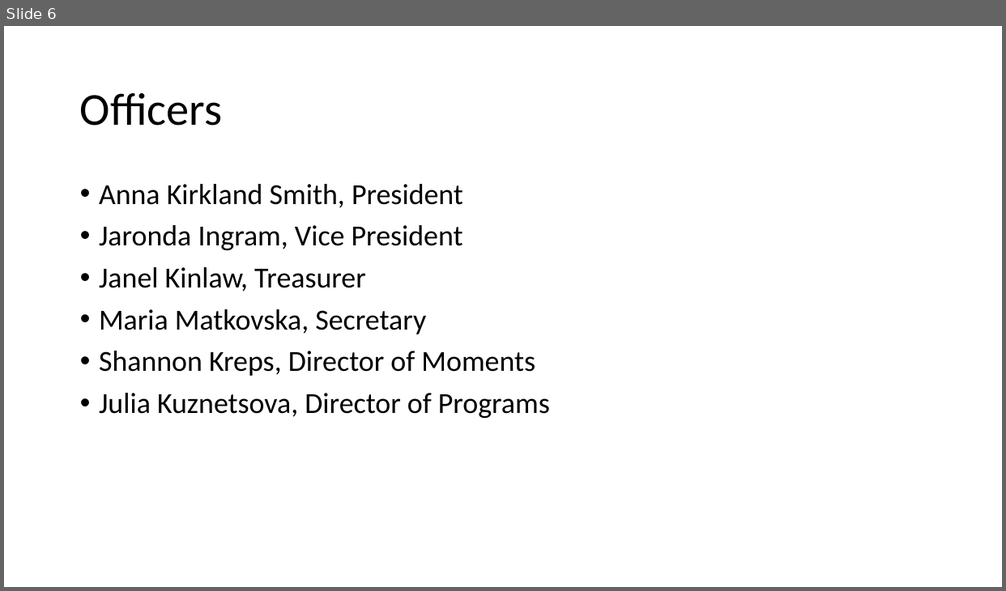
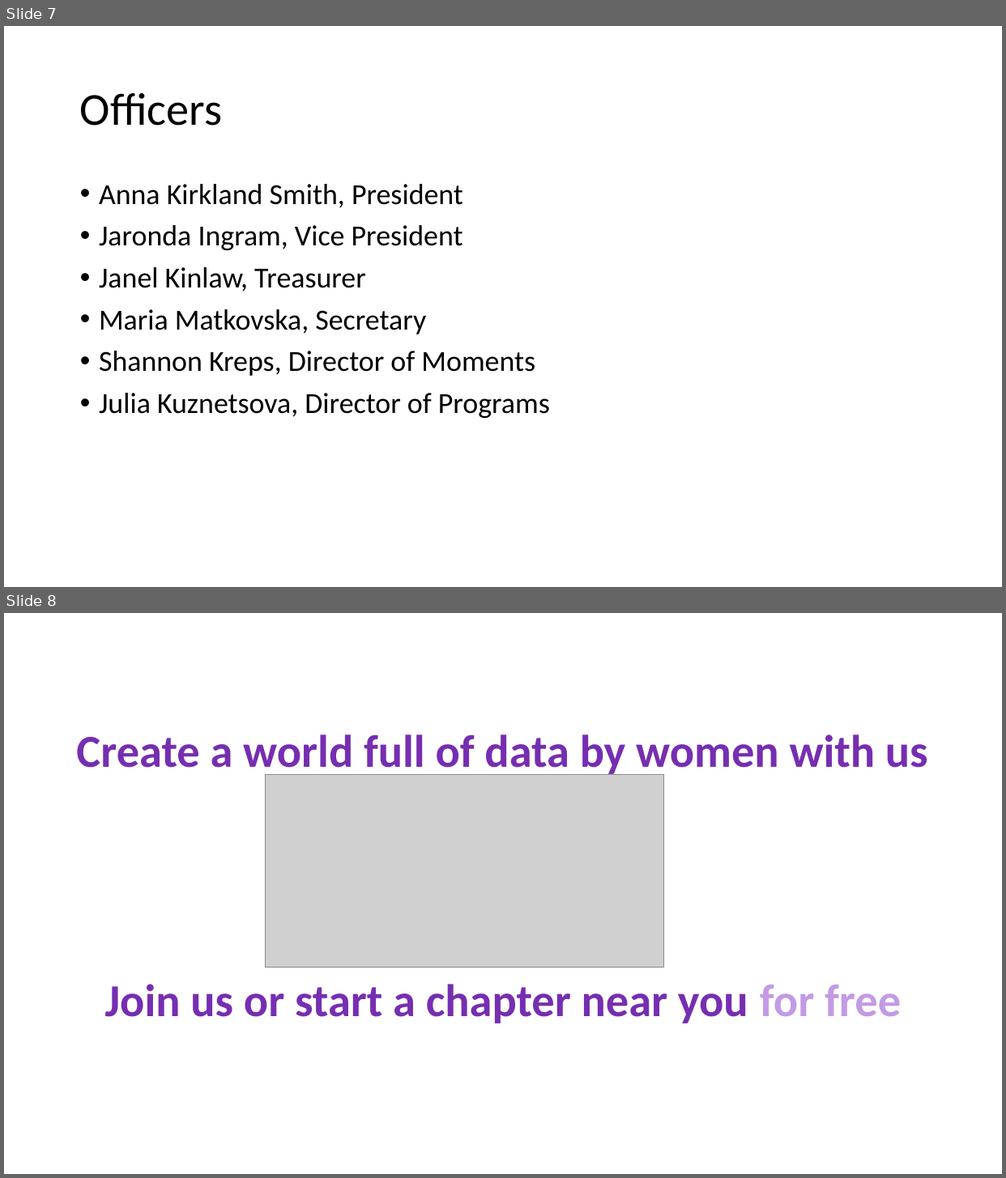
Before and after one commit to datascientistasociety/ServiceManual, a slide deck: ProgramsHandbook/WelcomeOfficerHelper.pptx. Shown one above the other, each under a label of ours: slide 6 before the commit, slides 7 and 8 after it. The pictures are 1006x591 and 1006x1178 pixels, drawn with LibreOffice and Linux fonts; fonts in the diff are those of the drawing; grey boxes stand for pictures. Boxes give left, top, right and bottom in pixels: in the first picture for what was removed or moved away, otherwise in the second. Text is boxed around its words. In the diff, an @@ line names an element or a change of style, - is before the commit and + after.

```diff
--- a/ProgramsHandbook/WelcomeOfficerHelper.pptx
+++ b/ProgramsHandbook/WelcomeOfficerHelper.pptx
@@ slide 8 added at (4,613,1002,1174), background #FFFFFF @@
@@ text added at (76,735,928,778), 44 pt, text #762EB1, bold @@
+Create a world full of data by women with us
@@ picture added at (266,775,663,968) @@
@@ text added at (105,984,901,1024), 44 pt, text #762EB1, bold @@
+Join us or start a chapter near you for free
@@ what was slide 6 is now slide 7 @@
```
Also in this commit, not shown: 2 slides changed, 2 other slides added, 4 other files.
